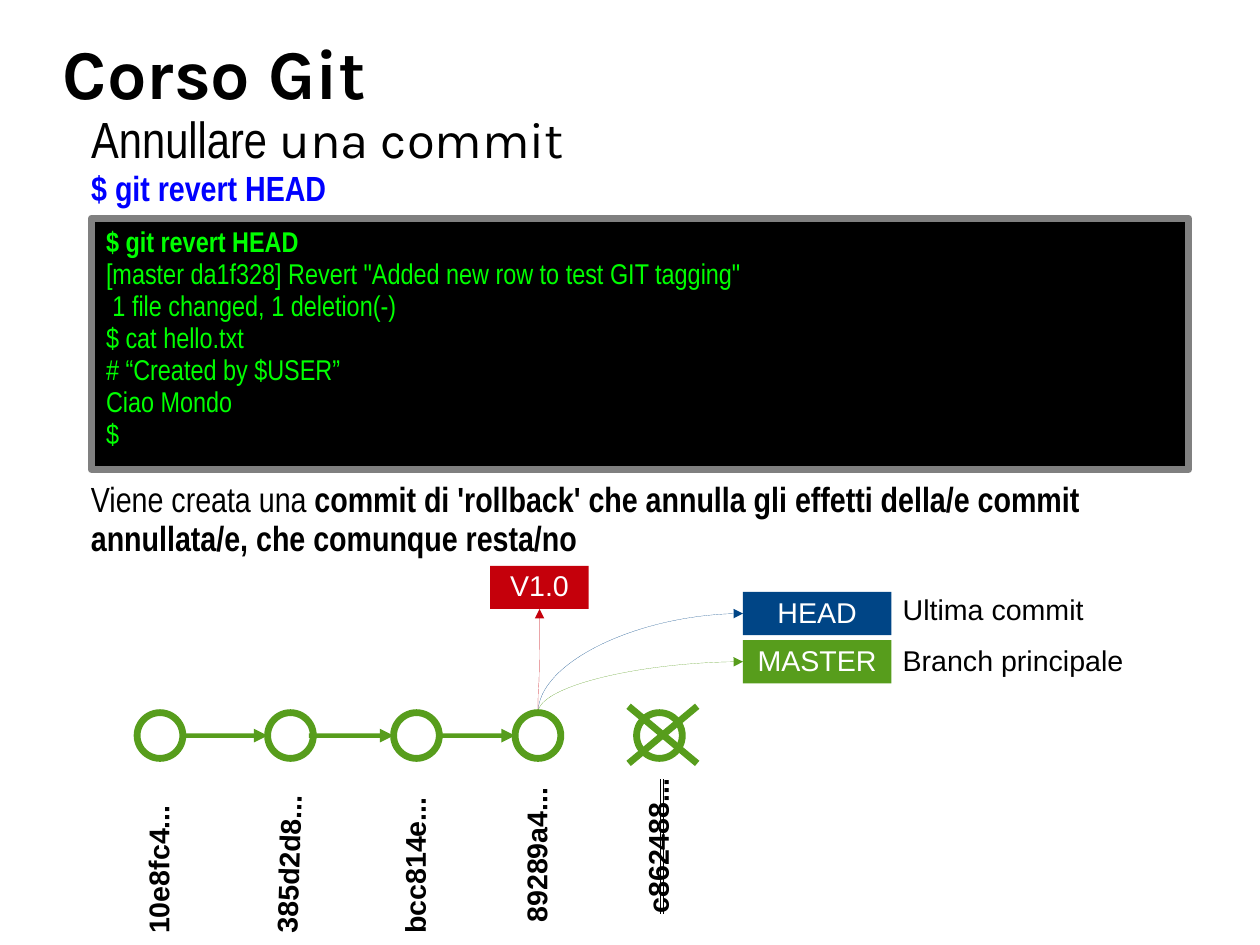
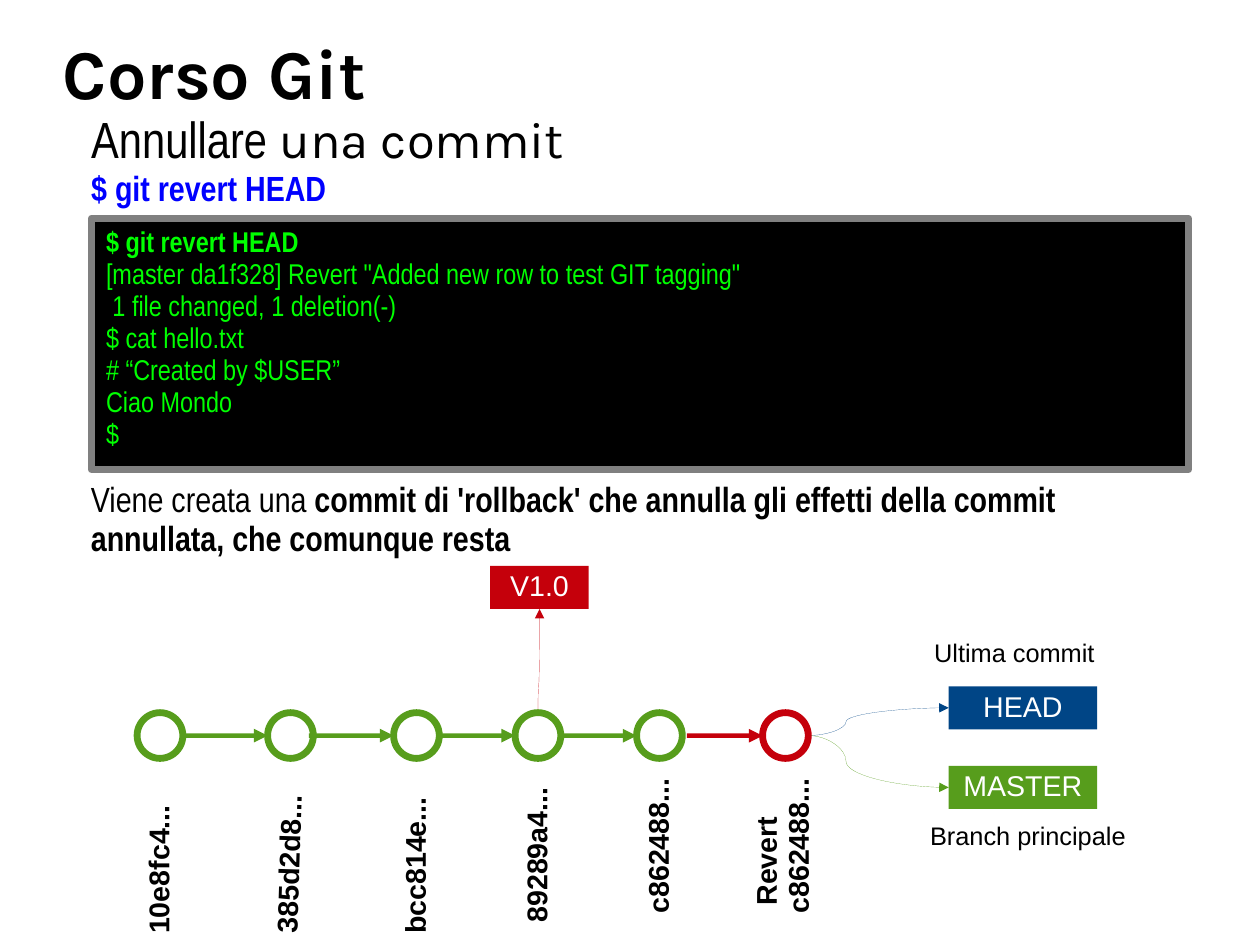
Before and after one commit to BticinoDeployer/corsogit, a slide deck: slide 29 of corsoGit.odp (slide 28 before the commit). Drawn at 1260x945 pixels with LibreOffice and Linux fonts; fonts in the diff are those of the drawing; background and template pictures are left out. Boxes give left, top, right and bottom in pixels: in the first picture for what was removed or moved away, otherwise in the second. Text is boxed around its words. In the diff, an @@ line names an element or a change of style, - is before the commit and + after.

```diff
--- a/corsoGit.odp
+++ b/corsoGit.odp
@@ text at <box>91,486,1056,557</box>: text changed @@
-Viene creata una commit di 'rollback' che annulla gli effetti della/e commit annullata/e, che comunque resta/no
+Viene creata una commit di 'rollback' che annulla gli effetti della commit annullata, che comunque resta
@@ curved arrow removed from (539, 713) to (743, 614) @@
@@ text "Ultima commit": place and size @@
-text "Ultima commit" at <box>903,599,1084,621</box>
+text "Ultima commit" at <box>934,643,1095,663</box>
@@ text "Ultima commit" at <box>934,643,1095,663</box>: size 18 to 16 pt @@
@@ curved arrow removed from (539, 713) to (743, 662) @@
@@ rectangle "HEAD": place and size @@
-rectangle "HEAD" at <box>743,592,892,636</box>
+rectangle "HEAD" at <box>949,686,1098,729</box>
@@ ellipse added at <box>763,713,808,759</box>, outline #C5000B 4.31 pt @@
@@ curved arrow added from (808, 736) to (949, 708), #004586 0 pt @@
@@ line moved from (629, 707) - (697, 764) to (561, 736) - (637, 736) @@
@@ line (561, 736) - (637, 736): line to arrow; stroke #579D1C 4.31 pt to #579D1C 2.89 pt @@
@@ line moved from (697, 707) - (629, 764) to (687, 736) - (763, 736) @@
@@ line (687, 736) - (763, 736): line to arrow; stroke #579D1C 4.31 pt to #C5000B 2.89 pt @@
@@ curved arrow added from (808, 736) to (949, 788), #579D1C 0 pt @@
@@ text "c862488..." at <box>643,796,675,910</box>: strikethrough off @@
@@ rectangle "MASTER": place and size @@
-rectangle "MASTER" at <box>743,640,892,684</box>
+rectangle "MASTER" at <box>949,766,1098,810</box>
@@ text added at <box>751,796,815,910</box>, 18 pt, text #000000, bold @@
+Revert c862488...
@@ text "Branch principale" at <box>930,826,1125,851</box>: size 18 to 16 pt @@
@@ text "Branch principale": place and size @@
-text "Branch principale" at <box>903,650,1123,677</box>
+text "Branch principale" at <box>930,826,1125,851</box>
```
Also in this commit, not shown: 8 other slides changed, 1 slide added, 2 other files.
